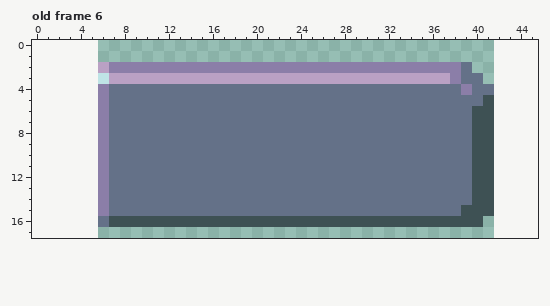
Edited in one commit: pixel-art file (assets/ui/ui_pieces.aseprite). That is the earlier state.
36x18 pixels, 9 frames. Shown: old frame 6. The old version is drawn lined up with the new one, on the new canvas. The commit also changed other frames, which this record leaves out.
And afterwards:
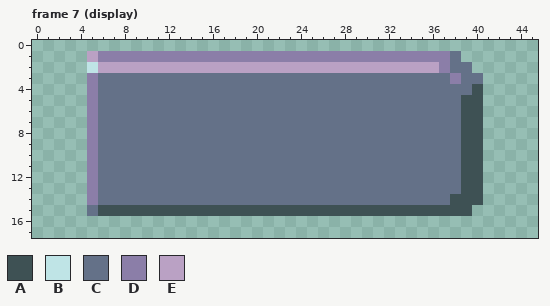
Palette (. is transparent): A #3e5154  B #bfe4e6  C #647188  D #8b7ea8  E #baa1c4
A new or re-ordered frame is compared with the old frame closest to it.
The edit:
{"change": "canvas 36x18 -> 46x18, the old top-left corner now at 6,0"}
{"change": "frames re-ordered"}
{"where": "frame 7 (display) against old frame 6"}
{"frame":7,"y":1,"x":5,"old":"..................................","new":"EDDDDDDDDDDDDDDDDDDDDDDDDDDDDDDDDC"}
{"frame":7,"y":2,"x":5,"old":".","new":"B"}
{"frame":7,"y":2,"x":7,"old":"DDDDDDDDDDDDDDDDDDDDDDDDDDDDDD","new":"EEEEEEEEEEEEEEEEEEEEEEEEEEEEEE"}
{"frame":7,"y":2,"x":38,"old":"D","new":"C"}
{"frame":7,"y":3,"x":5,"old":".BEEEEEEEEEEEEEEEEEEEEEEEEEEEEEEE","new":"DCCCCCCCCCCCCCCCCCCCCCCCCCCCCCCCC"}
{"frame":7,"y":4,"x":5,"old":".D","new":"DC"}
{"frame":7,"y":4,"x":39,"old":"DCC","new":"CA."}
{"frame":7,"y":5,"x":5,"old":".D","new":"DC"}
{"frame":7,"y":5,"x":39,"old":"CCA","new":"AA."}
{"frame":7,"y":6,"x":5,"old":".D","new":"DC"}
{"frame":7,"y":6,"x":39,"old":"C","new":"A"}
{"frame":7,"y":6,"x":41,"old":"A","new":"."}
{"frame":7,"y":7,"x":5,"old":".D","new":"DC"}
{"frame":7,"y":7,"x":39,"old":"C","new":"A"}
{"frame":7,"y":7,"x":41,"old":"A","new":"."}
{"frame":7,"y":8,"x":5,"old":".D","new":"DC"}
{"frame":7,"y":8,"x":39,"old":"C","new":"A"}
{"frame":7,"y":8,"x":41,"old":"A","new":"."}
{"frame":7,"y":9,"x":5,"old":".D","new":"DC"}
{"frame":7,"y":9,"x":39,"old":"C","new":"A"}
{"frame":7,"y":9,"x":41,"old":"A","new":"."}
{"frame":7,"y":10,"x":5,"old":".D","new":"DC"}
{"frame":7,"y":10,"x":39,"old":"C","new":"A"}
{"frame":7,"y":10,"x":41,"old":"A","new":"."}
{"frame":7,"y":11,"x":5,"old":".D","new":"DC"}
{"frame":7,"y":11,"x":39,"old":"C","new":"A"}
{"frame":7,"y":11,"x":41,"old":"A","new":"."}
{"frame":7,"y":12,"x":5,"old":".D","new":"DC"}
{"frame":7,"y":12,"x":39,"old":"C","new":"A"}
{"frame":7,"y":12,"x":41,"old":"A","new":"."}
{"frame":7,"y":13,"x":5,"old":".D","new":"DC"}
{"frame":7,"y":13,"x":39,"old":"C","new":"A"}
{"frame":7,"y":13,"x":41,"old":"A","new":"."}
{"frame":7,"y":14,"x":5,"old":".D","new":"DC"}
{"frame":7,"y":14,"x":38,"old":"CC","new":"AA"}
{"frame":7,"y":14,"x":41,"old":"A","new":"."}
{"frame":7,"y":15,"x":5,"old":".DCCCCCCCCCCCCCCCCCCCCCCCCCCCCCCCC","new":"CAAAAAAAAAAAAAAAAAAAAAAAAAAAAAAAAA"}
{"frame":7,"y":15,"x":40,"old":"AA","new":".."}
{"frame":7,"y":16,"x":6,"old":"CAAAAAAAAAAAAAAAAAAAAAAAAAAAAAAAAAA","new":"..................................."}
